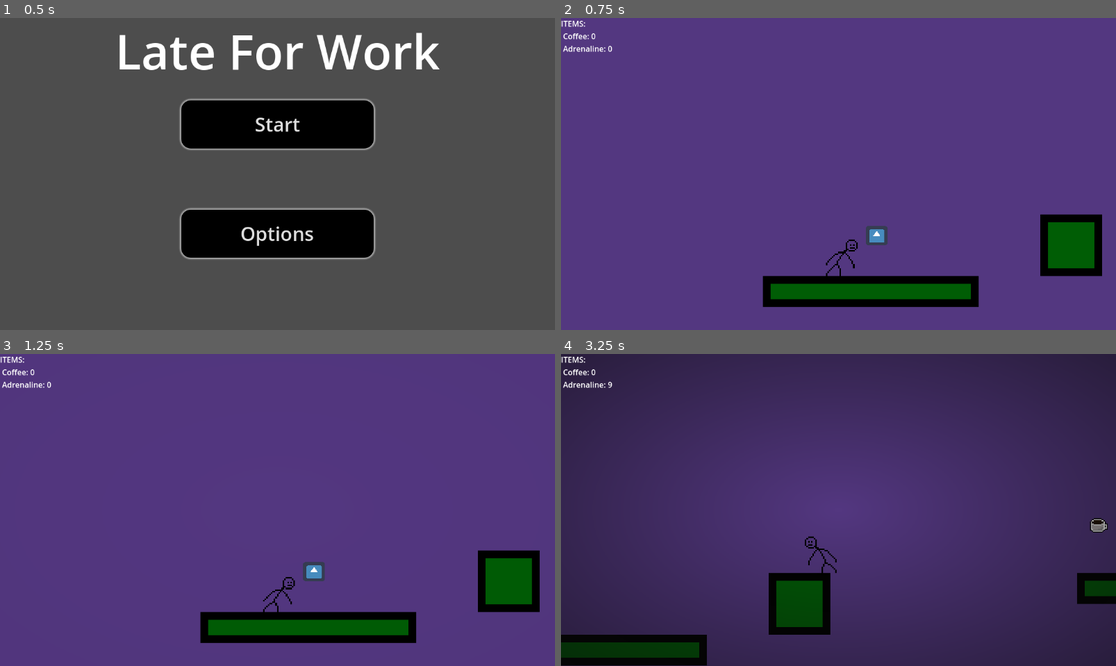
Above: before the commit, frames 1-4 (two rows, left to right).
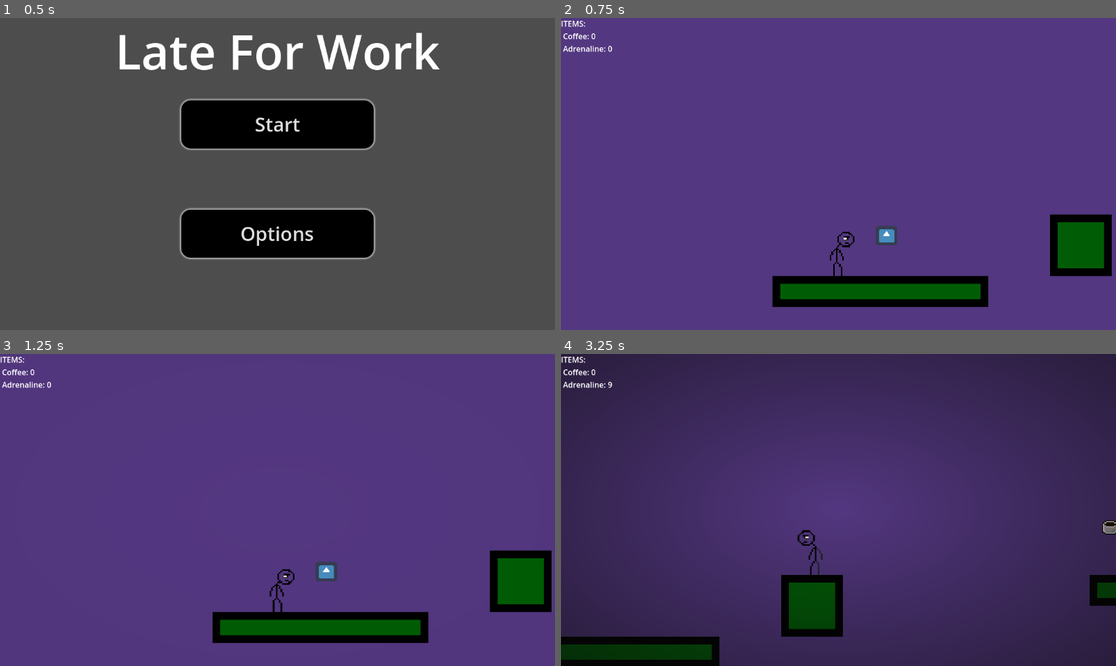
Above: after the commit, the same moments.

Repository: Varun-Ganeshkumar/Late-For-Work
Game: Godot game, scene res://scenes/main_menu.tscn
Two runs of this game, one before a commit and one after it. Both use one fixed random seed, a clock stepped at 60 frames per second and the inputs below. The engine's default icon, where the game draws it, is replaced by a stand-in: a white triangle on a blue panel in a dark square.
Inputs:
- Up to frame 1 (0.5 s): no input
- Up to frame 2 (0.75 s): click "Start" at 0.5 s
- Up to frame 3 (1.25 s): no input
- Up to frame 4 (3.25 s): tap Enter at 1.25 s; hold Right (right) 1.28-2.78 s; tap Space (jump) at 1.35, 1.52, 1.82, 2.27, 2.3, 2.57, 3.05 s; tap Q (coffee) at 2.1 s; hold Left (left) from 2.78 s (still down); tap E (slow) at 2.85 s

Frame 1 is identical in both runs. In frame 2, 2.1% of the frame differs, in the area x 36-100%, y 62-93%; in frame 3, 2.4%; in frame 4, 3.2%, in the area x 0-100%, y 52-100%.

Commit message:
Added animations
Jumping, running, and changed the idle animation of the main character.

Diff:
--- a/scenes/player.tscn
+++ b/scenes/player.tscn
@@ -1,25 +1,107 @@
-[gd_scene load_steps=8 format=3 uid="uid://cqlm5lrjjq35l"]
+[gd_scene load_steps=30 format=3 uid="uid://cqlm5lrjjq35l"]
 
 [ext_resource type="Script" uid="uid://b6v0y33ayrx8y" path="res://scripts/player.gd" id="1_g2els"]
-[ext_resource type="Texture2D" uid="uid://bko8k8ovwp6ak" path="res://sprites/New Piskel(5).png" id="2_g2els"]
+[ext_resource type="Texture2D" uid="uid://b635ku3hibiwq" path="res://sprites/New Piskel.png" id="2_g2els"]
+[ext_resource type="Texture2D" uid="uid://ih4pudbf4qt6" path="res://sprites/workaholic(1).png" id="3_dqkch"]
+[ext_resource type="Texture2D" uid="uid://cmywtlt7wok58" path="res://sprites/workaholic.png" id="3_qhqgy"]
 
 [sub_resource type="AtlasTexture" id="AtlasTexture_qhqgy"]
 atlas = ExtResource("2_g2els")
-region = Rect2(0, 0, 192, 192)
+region = Rect2(0, 0, 128, 128)
 
 [sub_resource type="AtlasTexture" id="AtlasTexture_dqkch"]
 atlas = ExtResource("2_g2els")
-region = Rect2(192, 0, 192, 192)
+region = Rect2(128, 0, 128, 128)
 
 [sub_resource type="AtlasTexture" id="AtlasTexture_qlg0r"]
 atlas = ExtResource("2_g2els")
-region = Rect2(384, 0, 192, 192)
+region = Rect2(256, 0, 128, 128)
 
 [sub_resource type="AtlasTexture" id="AtlasTexture_tuyoq"]
 atlas = ExtResource("2_g2els")
-region = Rect2(576, 0, 192, 192)
-
-[sub_resource type="SpriteFrames" id="SpriteFrames_fjrip"]
+region = Rect2(0, 128, 128, 128)
+
+[sub_resource type="AtlasTexture" id="AtlasTexture_fjrip"]
+atlas = ExtResource("2_g2els")
+region = Rect2(128, 128, 128, 128)
+
+[sub_resource type="AtlasTexture" id="AtlasTexture_smehm"]
+atlas = ExtResource("2_g2els")
+region = Rect2(256, 128, 128, 128)
+
+[sub_resource type="AtlasTexture" id="AtlasTexture_ur7pv"]
+atlas = ExtResource("2_g2els")
+region = Rect2(0, 256, 128, 128)
+
+[sub_resource type="AtlasTexture" id="AtlasTexture_y4r1p"]
+atlas = ExtResource("2_g2els")
+region = Rect2(128, 256, 128, 128)
+
+[sub_resource type="AtlasTexture" id="AtlasTexture_d2wvv"]
+atlas = ExtResource("2_g2els")
+region = Rect2(256, 256, 128, 128)
+
+[sub_resource type="AtlasTexture" id="AtlasTexture_3v2ag"]
+atlas = ExtResource("2_g2els")
+region = Rect2(0, 384, 128, 128)
+
+[sub_resource type="AtlasTexture" id="AtlasTexture_jej6c"]
+atlas = ExtResource("2_g2els")
+region = Rect2(128, 384, 128, 128)
+
+[sub_resource type="AtlasTexture" id="AtlasTexture_a38lo"]
+atlas = ExtResource("3_dqkch")
+region = Rect2(0, 0, 128, 128)
+
+[sub_resource type="AtlasTexture" id="AtlasTexture_4ni07"]
+atlas = ExtResource("3_dqkch")
+region = Rect2(128, 0, 128, 128)
+
+[sub_resource type="AtlasTexture" id="AtlasTexture_l71n6"]
+atlas = ExtResource("3_dqkch")
+region = Rect2(0, 128, 128, 128)
+
+[sub_resource type="AtlasTexture" id="AtlasTexture_ke2ow"]
+atlas = ExtResource("3_dqkch")
+region = Rect2(128, 128, 128, 128)
+
+[sub_resource type="AtlasTexture" id="AtlasTexture_ujl30"]
+atlas = ExtResource("3_dqkch")
+region = Rect2(0, 256, 128, 128)
+
+[sub_resource type="AtlasTexture" id="AtlasTexture_f1ej7"]
+atlas = ExtResource("3_qhqgy")
+region = Rect2(0, 0, 128, 128)
+
+[sub_resource type="AtlasTexture" id="AtlasTexture_oprun"]
+atlas = ExtResource("3_qhqgy")
+region = Rect2(128, 0, 128, 128)
+
+[sub_resource type="AtlasTexture" id="AtlasTexture_a8ls1"]
+atlas = ExtResource("3_qhqgy")
+region = Rect2(256, 0, 128, 128)
+
+[sub_resource type="AtlasTexture" id="AtlasTexture_qfm1y"]
+atlas = ExtResource("3_qhqgy")
+region = Rect2(0, 128, 128, 128)
+
+[sub_resource type="AtlasTexture" id="AtlasTexture_fulsm"]
+atlas = ExtResource("3_qhqgy")
+region = Rect2(128, 128, 128, 128)
+
+[sub_resource type="AtlasTexture" id="AtlasTexture_4r5pv"]
+atlas = ExtResource("3_qhqgy")
+region = Rect2(256, 128, 128, 128)
+
+[sub_resource type="AtlasTexture" id="AtlasTexture_60mlk"]
+atlas = ExtResource("3_qhqgy")
+region = Rect2(0, 256, 128, 128)
+
+[sub_resource type="AtlasTexture" id="AtlasTexture_i4ail"]
+atlas = ExtResource("3_qhqgy")
+region = Rect2(128, 256, 128, 128)
+
+[sub_resource type="SpriteFrames" id="SpriteFrames_f1ej7"]
 animations = [{
 "frames": [{
 "duration": 1.0,
@@ -33,10 +115,80 @@
 }, {
 "duration": 1.0,
 "texture": SubResource("AtlasTexture_tuyoq")
+}, {
+"duration": 1.0,
+"texture": SubResource("AtlasTexture_fjrip")
+}, {
+"duration": 1.0,
+"texture": SubResource("AtlasTexture_smehm")
+}, {
+"duration": 1.0,
+"texture": SubResource("AtlasTexture_ur7pv")
+}, {
+"duration": 1.0,
+"texture": SubResource("AtlasTexture_y4r1p")
+}, {
+"duration": 1.0,
+"texture": SubResource("AtlasTexture_d2wvv")
+}, {
+"duration": 1.0,
+"texture": SubResource("AtlasTexture_3v2ag")
+}, {
+"duration": 1.0,
+"texture": SubResource("AtlasTexture_jej6c")
 }],
 "loop": true,
-"name": &"default",
-"speed": 7.0
+"name": &"idle",
+"speed": 5.0
+}, {
+"frames": [{
+"duration": 1.0,
+"texture": SubResource("AtlasTexture_a38lo")
+}, {
+"duration": 1.0,
+"texture": SubResource("AtlasTexture_4ni07")
+}, {
+"duration": 1.0,
+"texture": SubResource("AtlasTexture_l71n6")
+}, {
+"duration": 1.0,
+"texture": SubResource("AtlasTexture_ke2ow")
+}, {
+"duration": 1.0,
+"texture": SubResource("AtlasTexture_ujl30")
+}],
+"loop": false,
+"name": &"jumping",
+"speed": 11.0
+}, {
+"frames": [{
+"duration": 1.0,
+"texture": SubResource("AtlasTexture_f1ej7")
+}, {
+"duration": 1.0,
+"texture": SubResource("AtlasTexture_oprun")
+}, {
+"duration": 1.0,
+"texture": SubResource("AtlasTexture_a8ls1")
+}, {
+"duration": 1.0,
+"texture": SubResource("AtlasTexture_qfm1y")
+}, {
+"duration": 1.0,
+"texture": SubResource("AtlasTexture_fulsm")
+}, {
+"duration": 1.0,
+"texture": SubResource("AtlasTexture_4r5pv")
+}, {
+"duration": 1.0,
+"texture": SubResource("AtlasTexture_60mlk")
+}, {
+"duration": 1.0,
+"texture": SubResource("AtlasTexture_i4ail")
+}],
+"loop": true,
+"name": &"running",
+"speed": 5.0
 }]
 
 [node name="Player" type="CharacterBody2D"]
@@ -49,15 +201,14 @@
 position_smoothing_enabled = true
 
 [node name="AnimatedSprite2D" type="AnimatedSprite2D" parent="."]
-position = Vector2(2, -1)
-scale = Vector2(0.13151, 0.13151)
-sprite_frames = SubResource("SpriteFrames_fjrip")
-autoplay = "default"
-frame = 2
-frame_progress = 0.333284
+scale = Vector2(0.2, 0.2)
+sprite_frames = SubResource("SpriteFrames_f1ej7")
+animation = &"jumping"
+autoplay = "idle"
 
 [node name="CollisionPolygon2D" type="CollisionPolygon2D" parent="."]
-polygon = PackedVector2Array(-8, 10, 1, 10, 10, -8, 4, -9, -8, 1)
+position = Vector2(-2, 1)
+polygon = PackedVector2Array(0, 10, 4, 10, 12, -11, 2, -12, -3, 1)
 
 [node name="CoyoteTime" type="Timer" parent="."]
 wait_time = 0.05
--- a/scripts/player.gd
+++ b/scripts/player.gd
@@ -5,6 +5,7 @@
 const JUMP_VELOCITY = -300.0
 var has_double_jump = 2
 var from_coyote = false
+var jump_anim = true
 
 @onready var animated_sprite_2d: AnimatedSprite2D = $AnimatedSprite2D
 @onready var coyote_time: Timer = $CoyoteTime
@@ -12,7 +13,10 @@
 @onready var fromCoyote: Timer = $FromCoyote
 
 func _physics_process(delta: float) -> void:
-	print(str(global.coyote_time) + str(has_double_jump) + str (from_coyote))
+	# Jumping animation (up here for priority to make it work)
+	if Input.is_action_just_pressed("jump") and has_double_jump < 2:
+		animated_sprite_2d.stop()
+		animated_sprite_2d.play("jumping")
 	if global.restart == true:
 		Engine.time_scale = 1
 		global.restart = false
@@ -47,6 +51,7 @@
 	if is_on_floor():
 		has_double_jump = 0
 		from_coyote = false
+		jump_anim = true
 	# Main time mechanic
 	if (Input.is_action_just_pressed("slow") && global.hc_adr > 0):
 		Engine.time_scale = Engine.time_scale + 0.5
@@ -62,6 +67,14 @@
 		velocity.x = direction * SPEED
 	else:
 		velocity.x = move_toward(velocity.x, 0, SPEED)
+	# Animations
+	if direction and velocity.y == 0:
+		animated_sprite_2d.play("running")
+	if !direction and is_on_floor():
+		animated_sprite_2d.play("idle")
+	if velocity.y != 0 and jump_anim == true:
+		animated_sprite_2d.play("jumping")
+		jump_anim = false
 	# Flips sprite
 	if direction > 0:
 		animated_sprite_2d.flip_h = false
Binary file added: sprites/New Piskel.png
Not shown, added: sprites/New Piskel.png.import
Binary file added: sprites/workaholic(1).png
Not shown, added: sprites/workaholic(1).png.import
Binary file added: sprites/workaholic.png
Not shown, added: sprites/workaholic.png.import
